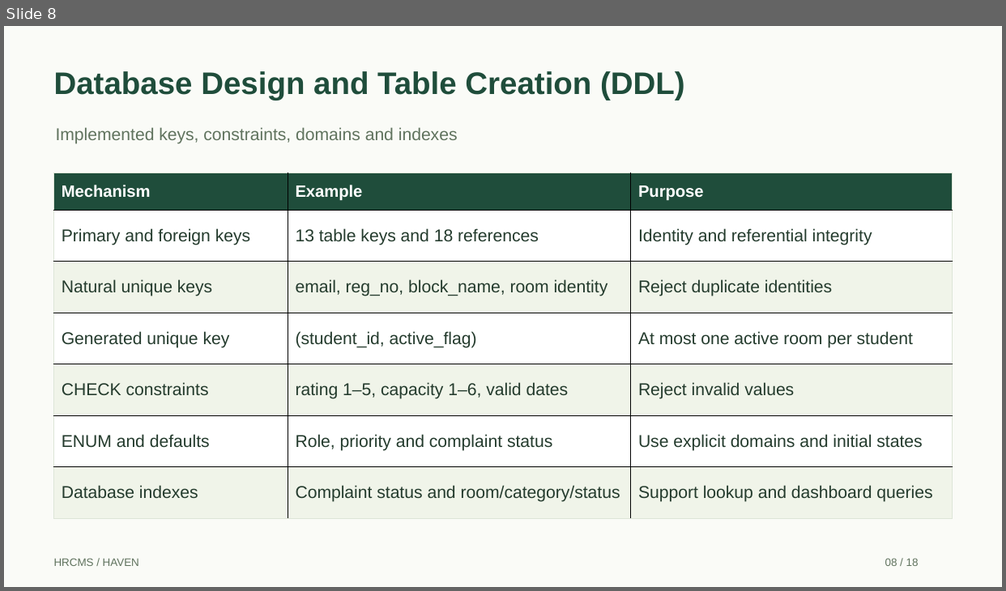
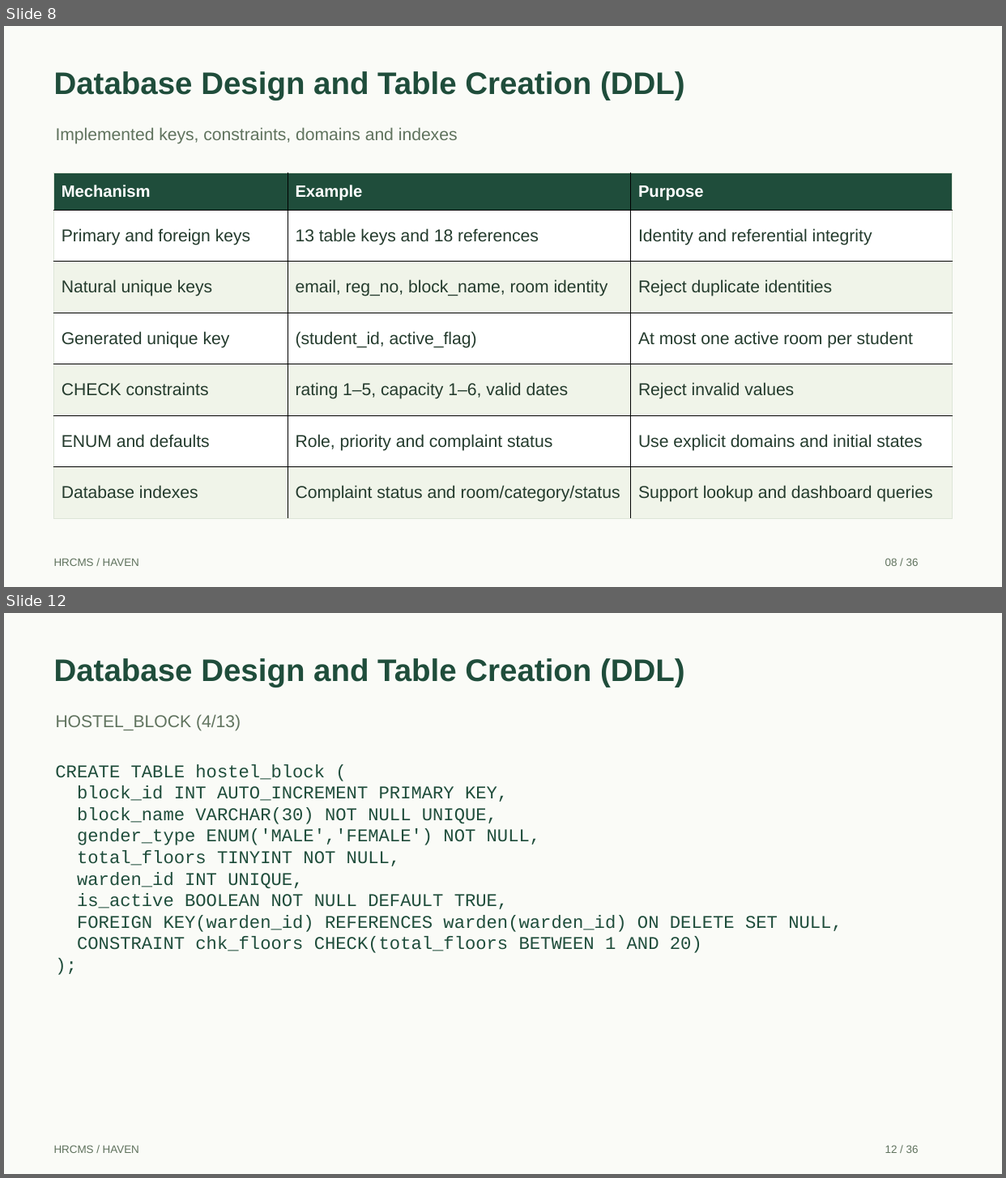
Before and after one commit to S-Nishaanth/hrcms, a slide deck: output/presentation/HRCMS_Review_Presentation.pptx. Shown one above the other, each under a label of ours: slide 8 before the commit, slides 8 and 12 after it; the slides between them are not shown. The pictures are 1006x591 and 1006x1178 pixels, drawn with LibreOffice and Linux fonts; fonts in the diff are those of the drawing. Boxes give left, top, right and bottom in pixels: in the first picture for what was removed or moved away, otherwise in the second. Text is boxed around its words. In the diff, an @@ line names an element or a change of style, - is before the commit and + after.

Commit message:
Expand review DDL to all tables and add linked sample DML

```diff
--- a/output/presentation/HRCMS_Review_Presentation.pptx
+++ b/output/presentation/HRCMS_Review_Presentation.pptx
@@ slide 12 added at (4,613,1002,1174), background #FAFBF7 @@
@@ text added at (54,658,685,688), 30 pt, text #1F4D3B, bold @@
+Database Design and Table Creation (DDL)
@@ text added at (56,714,241,731), 16.5 pt, text #60735E @@
+HOSTEL_BLOCK (4/13)
@@ text added at (55,764,842,953), 17.2 pt, text #1F4D3B @@
+CREATE TABLE hostel_block (
+block_id INT AUTO_INCREMENT PRIMARY KEY,
+block_name VARCHAR(30) NOT NULL UNIQUE,
+gender_type ENUM('MALE','FEMALE') NOT NULL,
+total_floors TINYINT NOT NULL,
+warden_id INT UNIQUE,
+is_active BOOLEAN NOT NULL DEFAULT TRUE,
+FOREIGN KEY(warden_id) REFERENCES warden(warden_id) ON DELETE SET NULL,
+CONSTRAINT chk_floors CHECK(total_floors BETWEEN 1 AND 20)
+);
@@ text added at (54,1145,139,1153), 10.5 pt, text #60735E @@
+HRCMS / HAVEN
@@ text added at (885,1145,918,1153), 10.5 pt, text #60735E @@
+12 / 36
@@ slide 8 changed as well @@
@@ text at (885,558,918,566): text changed @@
-08 / 18
+08 / 36
```
Also in this commit, not shown: 16 other slides changed, 18 other slides added, 1 slide removed, 6 other files.
